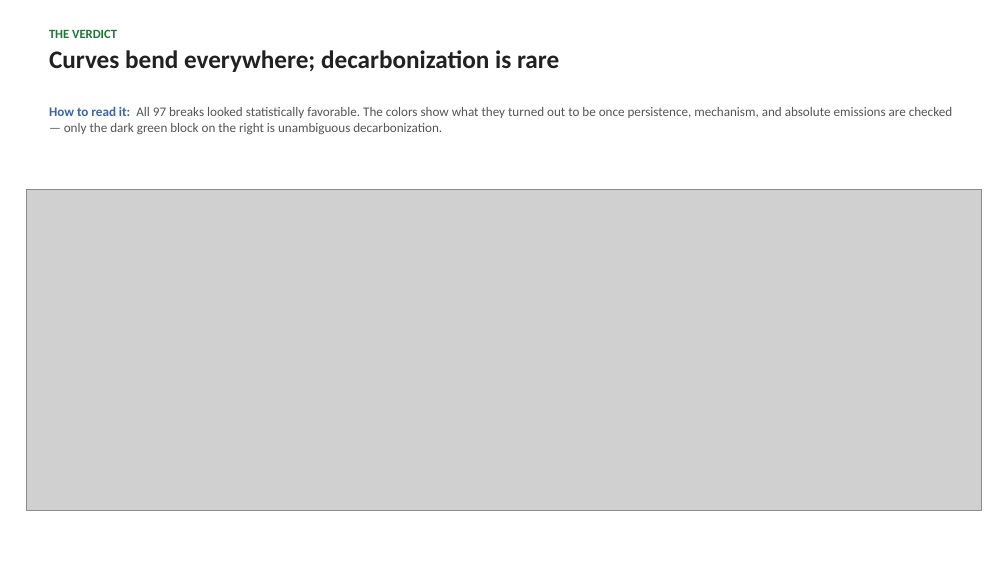
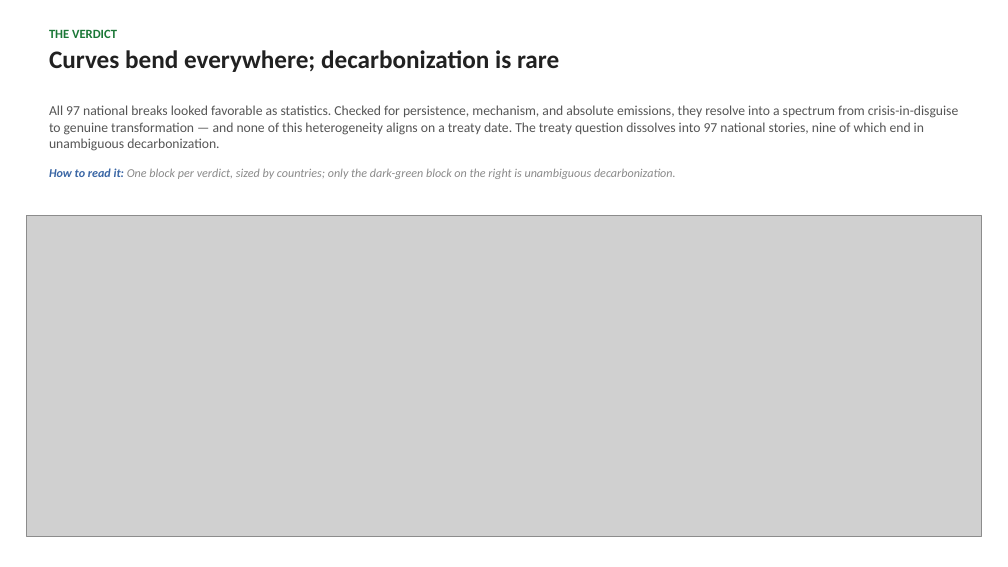
Before and after one commit to cwejnert/HDI-Happiness, a slide deck: slide 25 of carbon_breakpoints_takeaway_figures/what_bends_the_curve_final.pptx (slide 21 before the commit). Drawn at 1008x567 pixels with LibreOffice and Linux fonts; fonts in the diff are those of the drawing; grey boxes stand for pictures. Boxes give left, top, right and bottom in pixels: in the first picture for what was removed or moved away, otherwise in the second. Text is boxed around its words. In the diff, an @@ line names an element or a change of style, - is before the commit and + after.

```diff
--- a/carbon_breakpoints_takeaway_figures/what_bends_the_curve_final.pptx
+++ b/carbon_breakpoints_takeaway_figures/what_bends_the_curve_final.pptx
@@ text at [49,105,958,151]: text changed; size 12.5 to 13 pt @@
-How to read it: All 97 breaks looked statistically favorable. The colors show what they turned out to be once persistence, mechanism, and absolute emissions are checked — only the dark green block on the right is unambiguous decarbonization.
+All 97 national breaks looked favorable as statistics. Checked for persistence, mechanism, and absolute emissions, they resolve into a spectrum from crisis-in-disguise to genuine transformation — and none of this heterogeneity aligns on a treaty date. The treaty question dissolves into 97 national stories, nine of which end in unambiguous decarbonization.
@@ text added at [49,168,676,179], 11.5 pt, text #8A8A8A, italic @@
+How to read it: One block per verdict, sized by countries; only the dark-green block on the right is unambiguous decarbonization.
@@ picture: place and size @@
-picture at [26,190,982,510]
+picture at [26,216,982,536]
```
Also in this commit, not shown: 13 other slides changed, 13 slides added, 8 slides removed, 2 other files.
